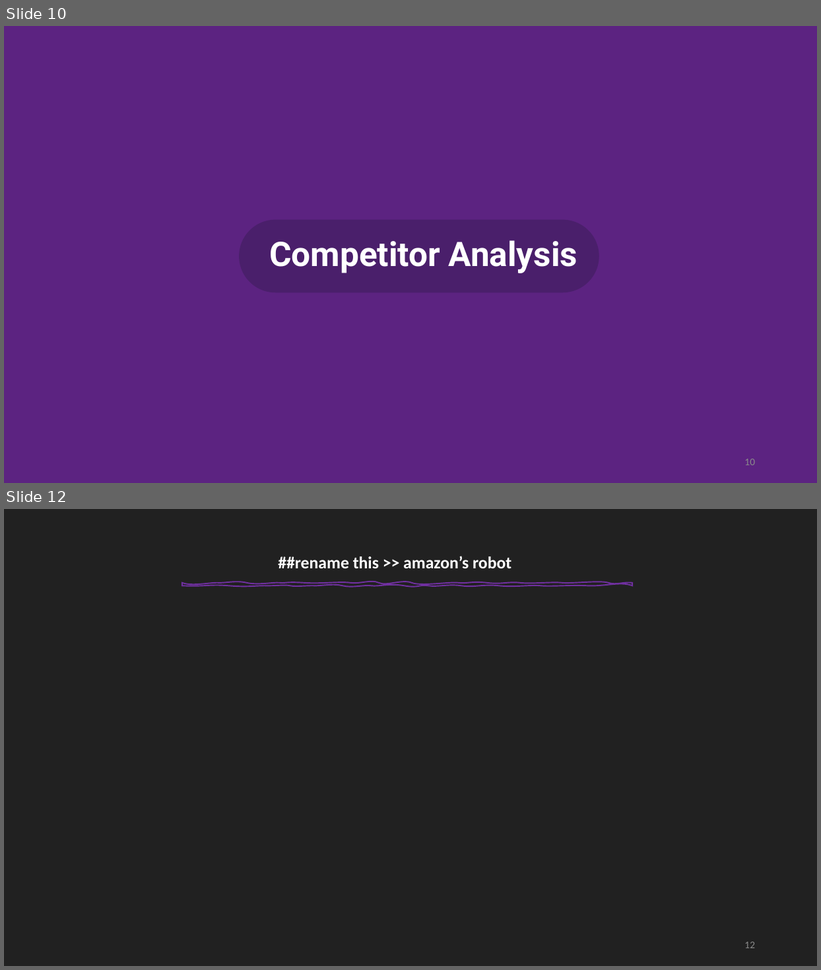
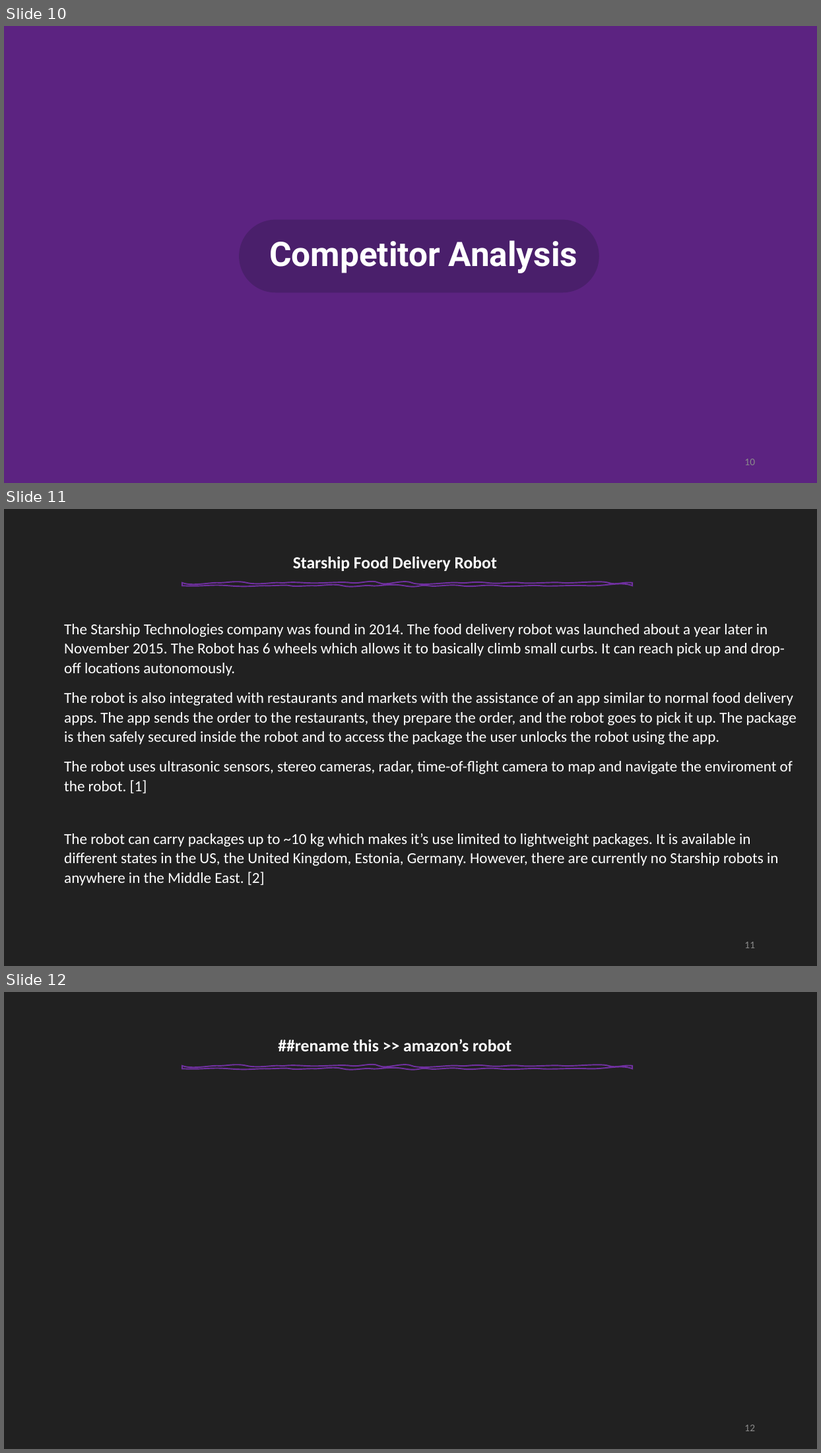
Before and after one commit to Mhd-Ghd/on-campus-delivery-robot, a slide deck: reports/report-2/Press#2.pptm. Shown one above the other, each under a label of ours: slides 10 and 12 before the commit, slides 10, 11 and 12 after it; the slides between them are not shown. The pictures are 821x970 and 821x1453 pixels, drawn with LibreOffice and Linux fonts; fonts in the diff are those of the drawing. Boxes give left, top, right and bottom in pixels: in the first picture for what was removed or moved away, otherwise in the second. Text is boxed around its words. In the diff, an @@ line names an element or a change of style, - is before the commit and + after.

```diff
--- a/reports/report-2/Press#2.pptm
+++ b/reports/report-2/Press#2.pptm
@@ slide 11 added at <box>4,509,817,966</box>, background #212121 @@
@@ text added at <box>293,557,497,571</box>, 20 pt, text #FFFFFF, bold @@
+Starship Food Delivery Robot
@@ freeform shape added at <box>182,583,632,586</box>, outline #7030A0 1.5 pt @@
@@ text added at <box>64,624,797,886</box>, 18 pt, text #FFFFFF @@
+The Starship Technologies company was found in 2014. The food delivery robot was launched about a year later in November 2015. The Robot has 6 wheels which allows it to basically climb small curbs. It can reach pick up and drop-off locations autonomously.
+The robot is also integrated with restaurants and markets with the assistance of an app similar to normal food delivery apps. The app sends the order to the restaurants, they prepare the order, and the robot goes to pick it up. The package is then safely secured inside the robot and to access the package the user unlocks the robot using the app.
+The robot uses ultrasonic sensors, stereo cameras, radar, time-of-flight camera to map and navigate the enviroment of the robot. [1]
+The robot can carry packages up to ~10 kg which makes it’s use limited to lightweight packages. It is available in different states in the US, the United Kingdom, Estonia, Germany. However, there are currently no Starship robots in anywhere in the Middle East. [2]
@@ page number added at <box>745,942,755,949</box>, 12 pt, text #8B8B8B @@
+11
```
Also in this commit, not shown: 3 slides changed, 1 other slide added, 1 slide removed.
